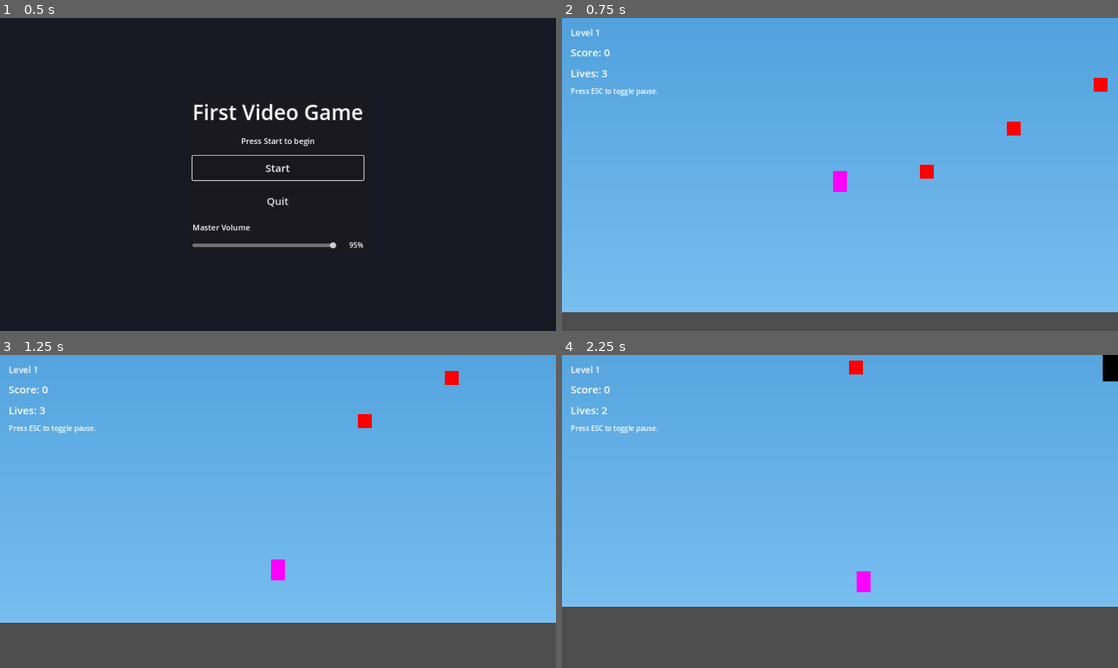
Above: before the commit, frames 1-4 (two rows, left to right).
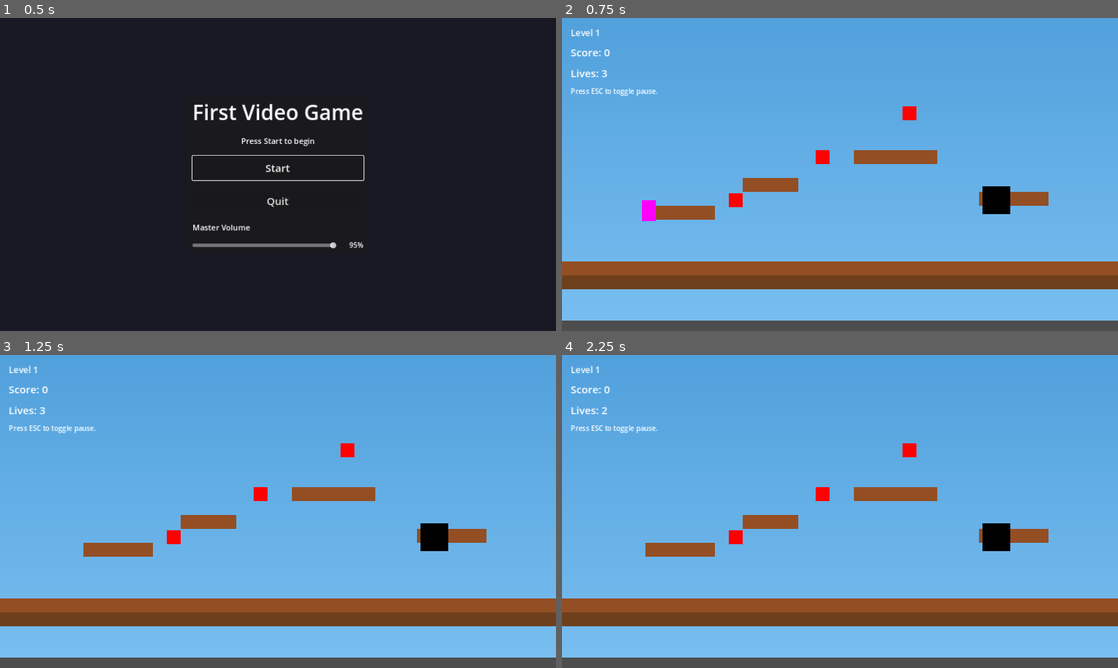
Above: after the commit, the same moments.

Repository: otthyyy/firstvideogame
Game: Godot game, scene res://scenes/MainMenu.tscn
The game is run twice, just before and just after one commit, with the same random seed, the same clock (stepped at 60 frames per second) and the same inputs. Sound files missing from this copy of the repository are replaced by a short silence.
Inputs:
- Up to frame 1 (0.5 s): no input
- Up to frame 2 (0.75 s): click "Start" at 0.5 s
- Up to frame 3 (1.25 s): no input
- Up to frame 4 (2.25 s): tap Enter (ui_accept) at 1.25 s; hold Right (move_right) from 1.28 s (still down); tap Space (jump) at 1.52 s

Frame 1 is identical in both runs. In frame 2, 15% of the frame differs, in the area x 0-100%, y 19-97%; in frame 3, 22%; in frame 4, 22%, in the area x 0-100%, y 0-97%.

Commit message:
Enhance Level1 script to build tilemap and configure camera programmatically

Diff:
--- a/scenes/Level1.tscn
+++ b/scenes/Level1.tscn
@@ -25,14 +25,14 @@
 [node name="TileMap" type="TileMap" parent="."]
 tile_set = ExtResource("1_tileset")
 format = 2
+collision_layer = 1
+collision_mask = 1
 
 [node name="Player" parent="." instance=ExtResource("4_player")]
 position = Vector2(200, 500)
 
 [node name="Camera2D" type="Camera2D" parent="Player"]
 current = true
-position_smoothing_enabled = true
-position_smoothing_speed = 5.0
 
 [node name="Coin" parent="." instance=ExtResource("5_coin")]
 position = Vector2(400, 500)
--- a/scripts/Level1.gd
+++ b/scripts/Level1.gd
@@ -1,5 +1,19 @@
 extends Node2D
 
+@export var level_columns: int = 40
+@export var tile_size: int = 32
+@export var ground_row: int = 20
+@export var ground_support_depth: int = 1
+@export var platform_definitions: Array = [
+    {"start": Vector2i(6, 16), "length": 5},
+    {"start": Vector2i(13, 14), "length": 4},
+    {"start": Vector2i(21, 12), "length": 6},
+    {"start": Vector2i(30, 15), "length": 5},
+]
+
+@onready var tile_map: TileMap = $TileMap
+@onready var player: CharacterBody2D = $Player
+@onready var camera: Camera2D = $Player/Camera2D
 @onready var pause_menu: PauseMenu = $PauseMenu
 @onready var end_menu: CanvasLayer = $EndMenu
 @onready var end_label: Label = $EndMenu/Panel/VBoxContainer/EndLabel
@@ -7,6 +21,7 @@
 @onready var hud: CanvasLayer = $HUD
 @onready var score_label: Label = $HUD/MarginContainer/VBoxContainer/ScoreLabel
 @onready var lives_label: Label = $HUD/MarginContainer/VBoxContainer/LivesLabel
+@onready var goal_area: Area2D = $Goal
 
 func _ready() -> void:
     process_mode = Node.PROCESS_MODE_ALWAYS
@@ -24,18 +39,22 @@
         GameState.lives_changed.connect(lives_callable)
     _update_ui()
 
+    _build_level()
+    _configure_camera_limits()
     _connect_player()
     _connect_goal()
 
 func _connect_player() -> void:
-    var player := get_tree().get_first_node_in_group("player")
-    if player:
-        player.player_died.connect(_on_player_died)
+    if player and player.has_signal("player_died"):
+        var callable := Callable(self, "_on_player_died")
+        if not player.is_connected("player_died", callable):
+            player.connect("player_died", callable)
 
 func _connect_goal() -> void:
-    var goal := get_tree().get_first_node_in_group("goal")
-    if goal:
-        goal.goal_reached.connect(_on_goal_reached)
+    if goal_area and goal_area.has_signal("goal_reached"):
+        var callable := Callable(self, "_on_goal_reached")
+        if not goal_area.is_connected("goal_reached", callable):
+            goal_area.connect("goal_reached", callable)
 
 func _update_ui() -> void:
     score_label.text = "Score: %d" % GameState.score
@@ -92,3 +111,30 @@
 func _on_quit_to_menu_from_end_pressed() -> void:
     get_tree().paused = false
     get_tree().change_scene_to_file("res://scenes/MainMenu.tscn")
+
+func _build_level() -> void:
+    if not tile_map:
+        return
+    tile_map.clear()
+    for x in range(level_columns):
+        tile_map.set_cell(0, Vector2i(x, ground_row), 0, Vector2i(0, 0))
+        for y in range(ground_support_depth):
+            tile_map.set_cell(0, Vector2i(x, ground_row + 1 + y), 0, Vector2i(1, 0))
+
+    for platform in platform_definitions:
+        var origin: Vector2i = platform.get("start", Vector2i.ZERO)
+        var length: int = platform.get("length", 3)
+        for i in range(length):
+            tile_map.set_cell(0, origin + Vector2i(i, 0), 0, Vector2i(0, 0))
+
+func _configure_camera_limits() -> void:
+    if not camera:
+        return
+    var width := level_columns * tile_size
+    var height := (ground_row + ground_support_depth + 4) * tile_size
+    camera.limit_left = 0
+    camera.limit_right = width
+    camera.limit_top = 0
+    camera.limit_bottom = height
+    camera.position_smoothing_enabled = true
+    camera.position_smoothing_speed = 8.0
